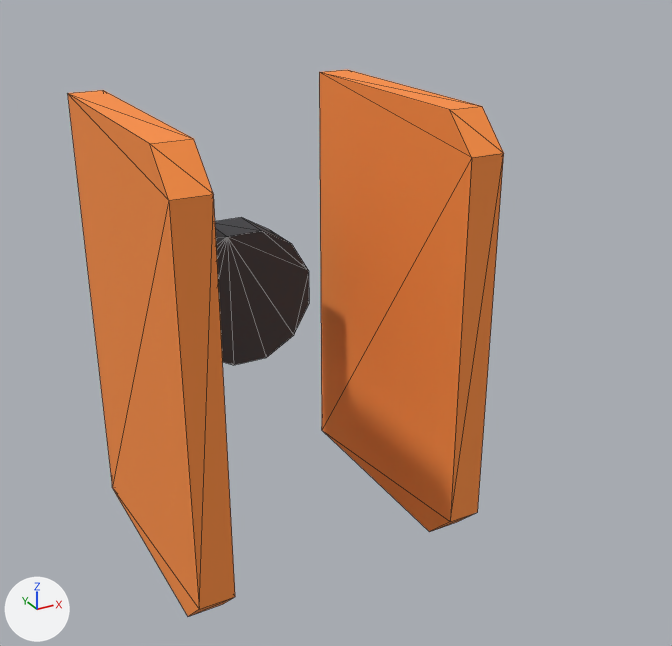
The glTF model assets/models/kit/lit_guarded_toggle/lit_guarded_toggle_body.glb: old version first, new version second.
Both versions are drawn from a 50 mm camera at (-0.0523, -0.1373, 0.0544) aimed at (0.0033, -0.0363, 0.0039). Arrows for +X, +Y and +Z are at lower left; the lights stay in place. The first picture is the older version. Mesh edges are drawn as thin lines. Vertices at exactly the same position are counted once.

In view in the first picture: 'LitGuardedToggleBody'.
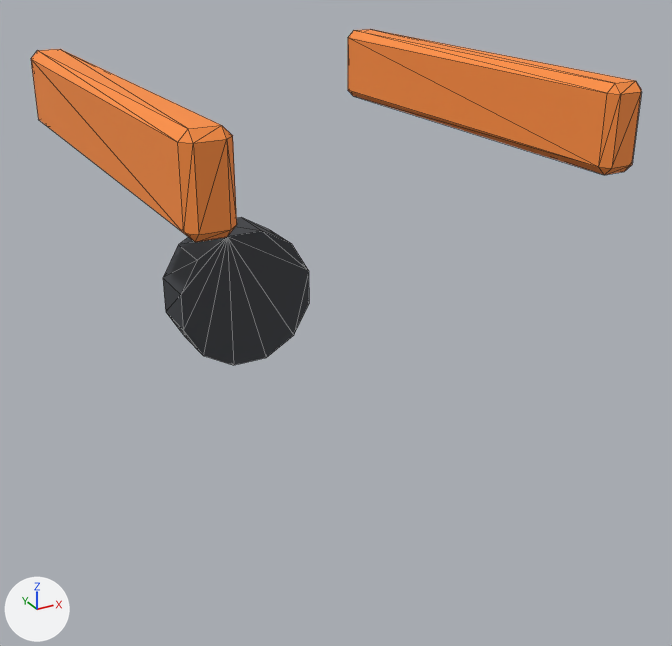
Where the change shows, as pixel boxes (x1, y1, x2, y2) in the pictures (672 x 646 px):
'LitGuardedToggleBody', reshaped (40% wider, 38% shorter)
    before: (68, 70, 504, 616)
    after: (31, 29, 642, 365)
part 1 of me_litguardedtogglebody, added (orange)
    after: (31, 49, 237, 242)
part 2 of me_litguardedtogglebody, added (orange)
    after: (348, 29, 642, 175)
part 3 of me_litguardedtogglebody, deleted (orange)
    before: (68, 90, 235, 616)
part 4 of me_litguardedtogglebody, deleted (orange)
    before: (319, 70, 504, 532)

The edits, one by one:
me_litguardedtogglebody is used by ob_litguardedtogglebody; location (0.0, 0.0, 0.0).
me_litguardedtogglebody had 48 vertices, 84 faces and spanned x -0.022..0.022, y -0.046..-0.006, z -0.032..0.032.
me_litguardedtogglebody now has 72 vertices, 132 faces and spans x -0.0265..0.0265, y -0.064..-0.006, z -0.0106..0.038.
me_litguardedtogglebody part 1: a new loose piece of 24 vertices spanning x -0.0265..-0.0215, y -0.064..-0.006, z 0.028..0.038, in mat_control_interface (orange #ff9040).
me_litguardedtogglebody part 2: a new loose piece of 24 vertices spanning x 0.0215..0.0265, y -0.064..-0.006, z 0.028..0.038, in mat_control_interface (orange #ff9040).
me_litguardedtogglebody part 3: the loose piece of 12 vertices spanning x -0.022..-0.017, y -0.046..-0.006, z -0.032..0.032 is deleted.
me_litguardedtogglebody part 4: the loose piece of 12 vertices spanning x 0.017..0.022, y -0.046..-0.006, z -0.032..0.032 is deleted.
